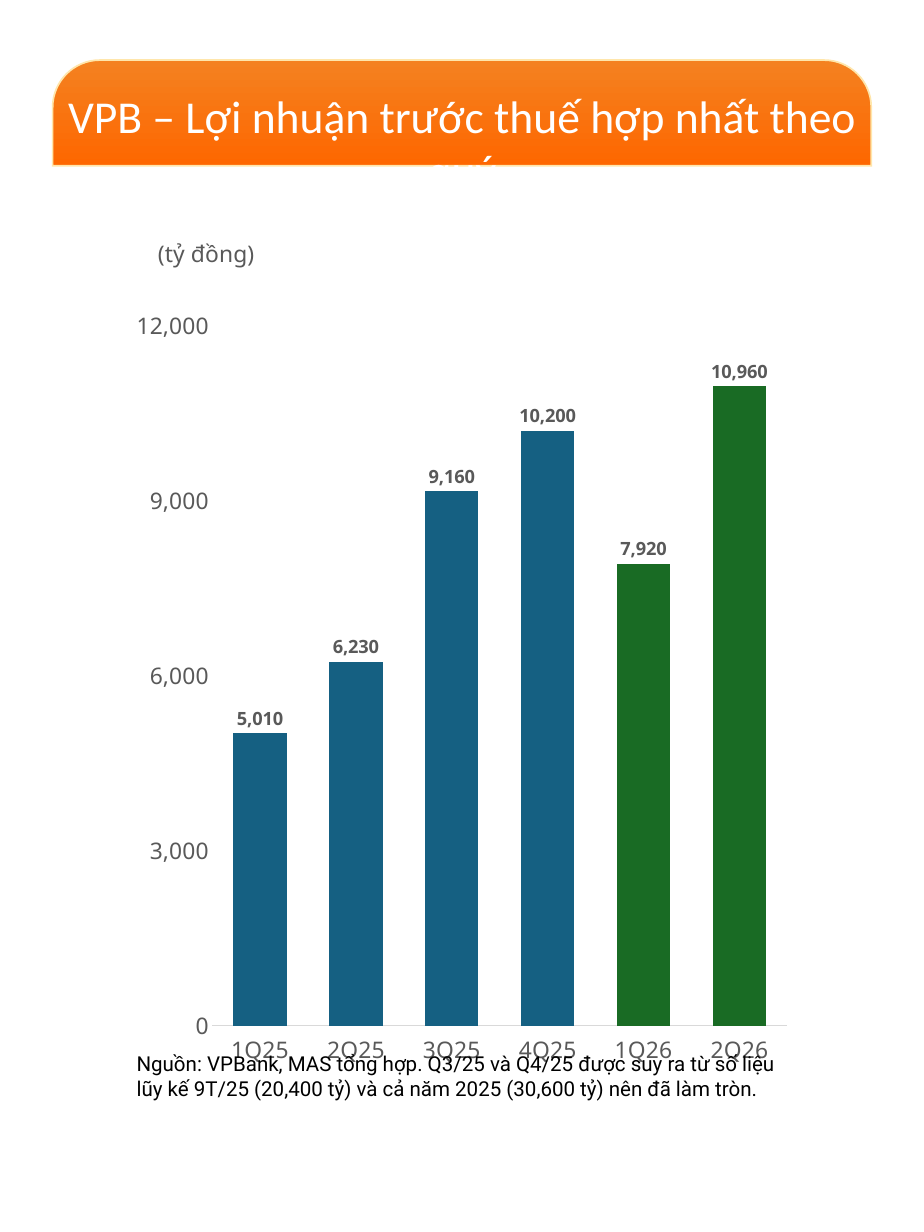
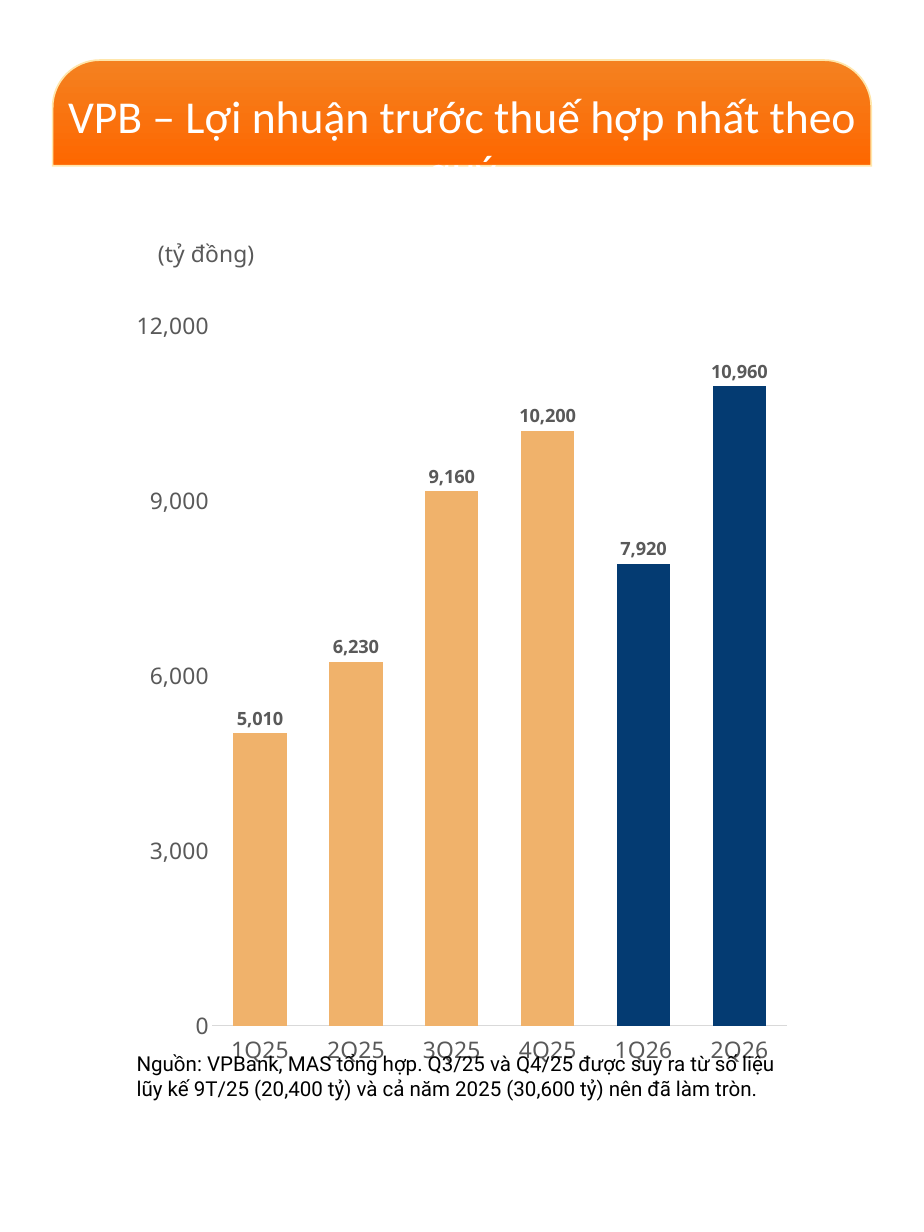
Before and after one commit to datquanton/verbose-guide, a slide deck: slide 3 of HotStock_VPB_31July2026.pptx. Drawn at 924x1232 pixels with LibreOffice and Linux fonts; fonts in the diff are those of the drawing; background and template pictures are left out. Boxes give left, top, right and bottom in pixels: in the first picture for what was removed or moved away, otherwise in the second. Text is boxed around its words. In the diff, an @@ line names an element or a change of style, - is before the commit and + after.

```diff
--- a/HotStock_VPB_31July2026.pptx
+++ b/HotStock_VPB_31July2026.pptx
@@ column chart at (123, 226, 801, 1083) @@
@@ colour of Series 1 #156082 to #F0B26B @@
@@ colours of single points changed @@
```
Also in this commit, not shown: 1 slide added, 3 other files.
